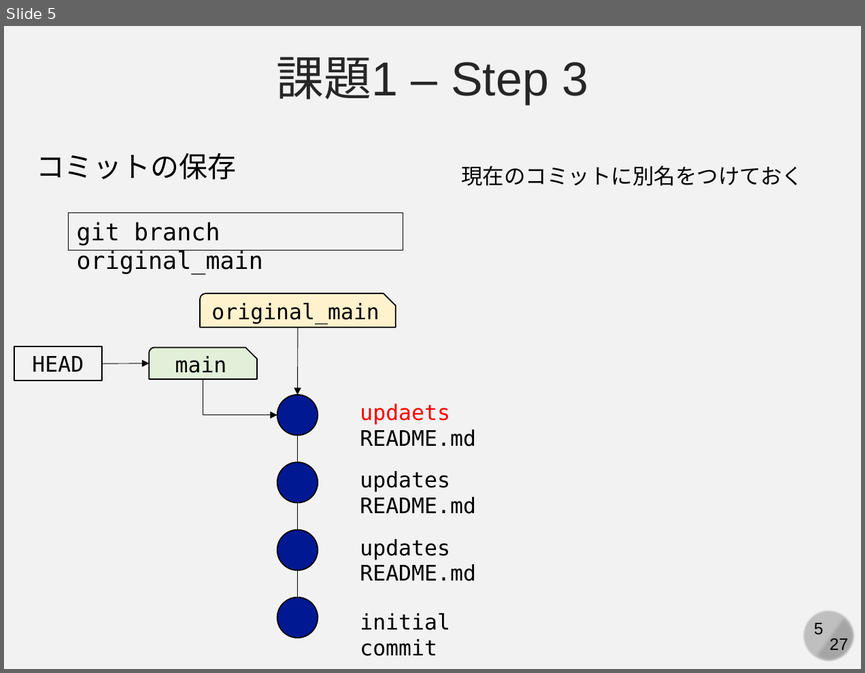
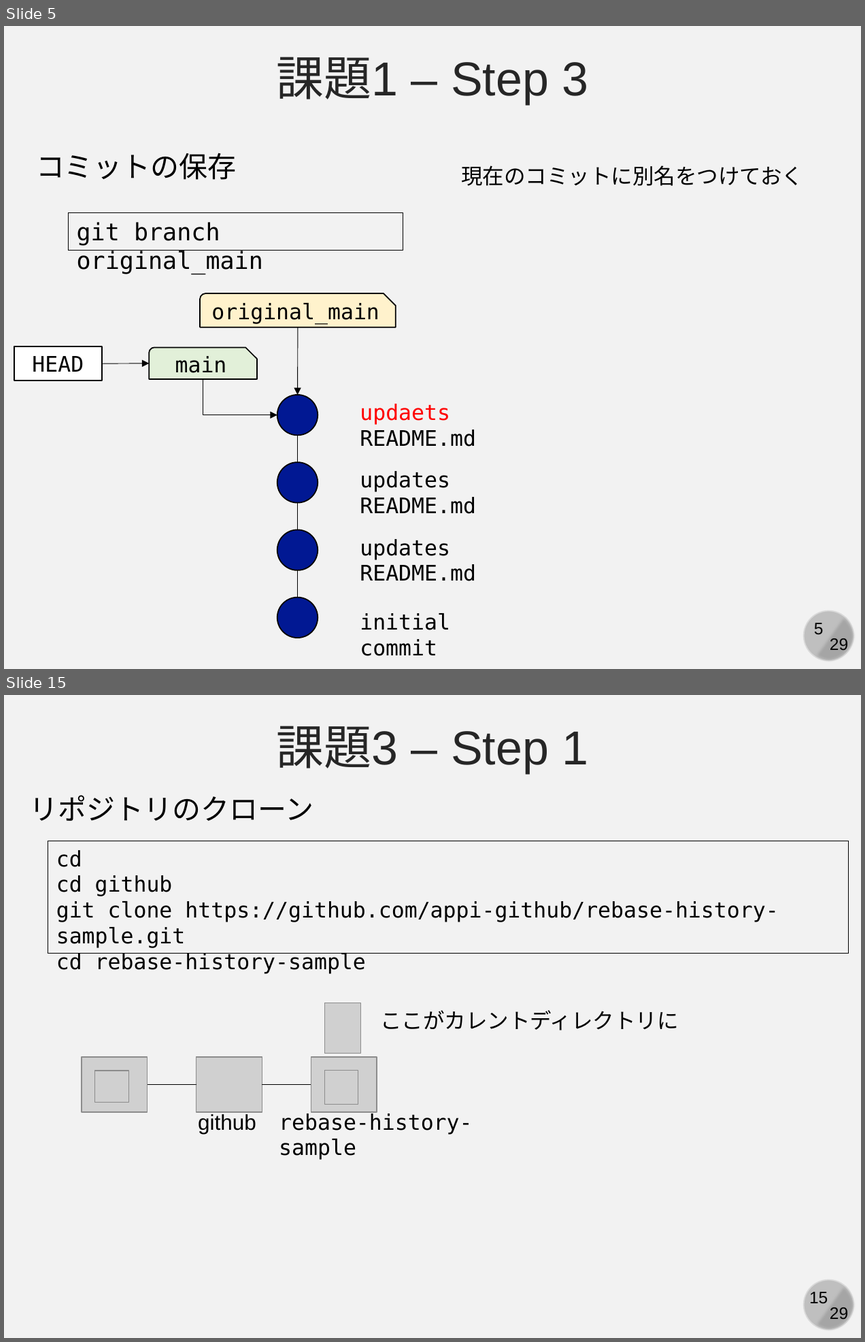
Before and after one commit to kaityo256/github, a slide deck: practice_advanced/fig/slide.pptx. Shown one above the other, each under a label of ours: slide 5 before the commit, slides 5 and 15 after it; the slides between them are not shown. The pictures are 865x673 and 865x1342 pixels, drawn with LibreOffice and Linux fonts; fonts in the diff are those of the drawing; grey boxes stand for pictures. Boxes give left, top, right and bottom in pixels: in the first picture for what was removed or moved away, otherwise in the second. Text is boxed around its words. In the diff, an @@ line names an element or a change of style, - is before the commit and + after.

```diff
--- a/practice_advanced/fig/slide.pptx
+++ b/practice_advanced/fig/slide.pptx
@@ slide 15 added at (4,695,861,1338), background #F2F2F2; not listed: 4 template elements that a slide beside it also shows @@
@@ text added at (277,726,588,773), 40 pt, text #262626 @@
+課題3 – Step 1
@@ text added at (29,795,313,821), 24 pt, text #000000 @@
+リポジトリのクローン
@@ rectangle added at (48,841,848,953), outline #000000 0.75 pt, 18 pt, text #000000 @@
+cd
+cd github
+git clone https://github.com/appi-github/rebase-history-sample.git
+cd rebase-history-sample
@@ picture added at (324,1002,360,1053) @@
@@ text added at (380,1010,679,1030), 18 pt, text #000000 @@
+ここがカレントディレクトリに
@@ picture added at (82,1057,148,1111) @@
@@ picture added at (196,1057,262,1111) @@
@@ picture added at (311,1057,377,1111) @@
@@ picture added at (95,1070,128,1102) @@
@@ picture added at (324,1070,358,1104) @@
@@ line added from (147, 1084) to (196, 1084), #000000 0.5 pt @@
@@ line added from (262, 1084) to (311, 1084), #000000 0.5 pt @@
@@ text added at (198,1114,256,1134), 18 pt, text #000000 @@
+github
@@ text added at (279,1112,472,1159), 18 pt, text #000000 @@
+rebase-history-sample
@@ slide 5 changed as well @@
@@ text at (830,638,848,654): text changed @@
-27
+29
```
Also in this commit, not shown: 4 other slides changed, 23 other slides added, 1 slide removed, 1 other file.
